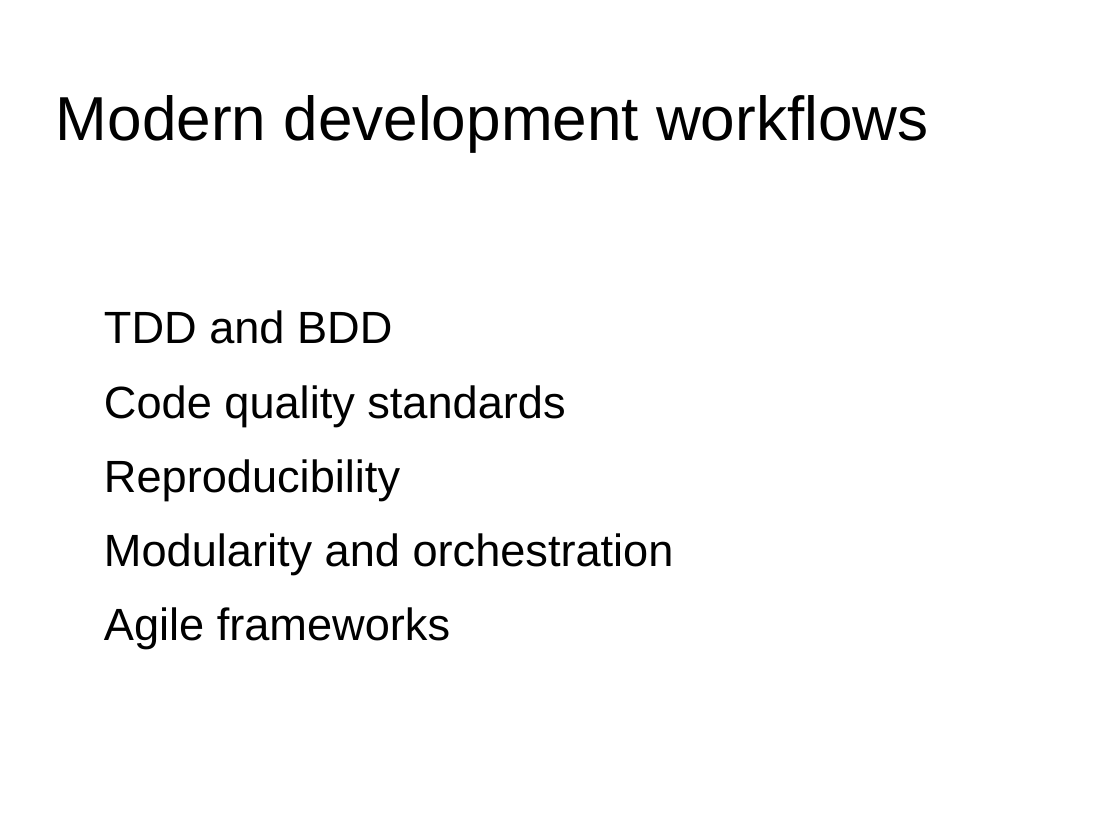
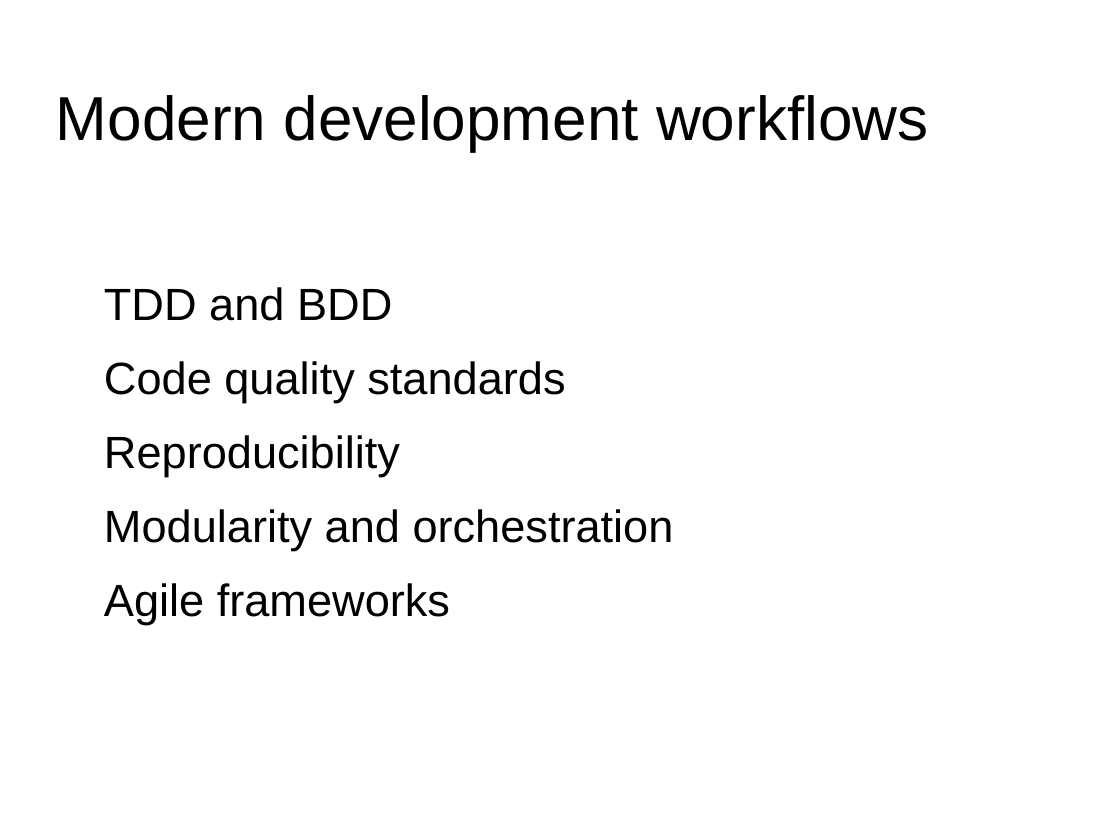
Before and after one commit to fehtemam/talks, a slide deck: slide 3 of Bridging_the_gap.pptx. Drawn at 1120x840 pixels with LibreOffice and Linux fonts; fonts in the diff are those of the drawing; background and template pictures are left out. Boxes give left, top, right and bottom in pixels: in the first picture for what was removed or moved away, otherwise in the second. Text is boxed around its words. In the diff, an @@ line names an element or a change of style, - is before the commit and + after.

```diff
--- a/Bridging_the_gap.pptx
+++ b/Bridging_the_gap.pptx
@@ text "TDD and BDD": place and size @@
-text "TDD and BDD" at <box>104,310,674,649</box>
+text "TDD and BDD" at <box>104,287,674,625</box>
```
Also in this commit, not shown: 4 other slides changed, 1 other file.
